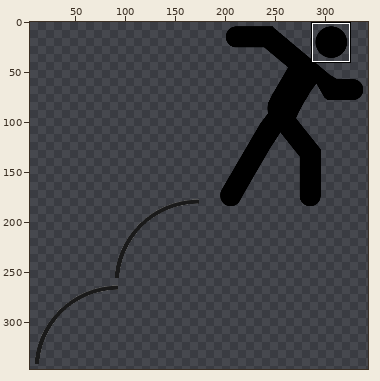
File history of a sprite sheet, Assets/Images/jump.png. Above, an overview of the earlier version with the close-up marked.
Close-up. Before:
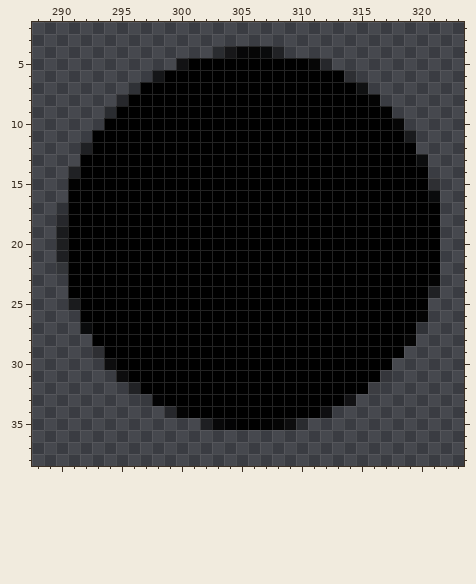
The file is 350x350 pixels. Pixels under 10% opacity are left out. Colours within 5 levels of each other are drawn and written as one. Shown: x 288..323, y 2..38. The wide view leaves out empty margins. The commit also changed other parts of the picture, which this record leaves out.
And afterwards:
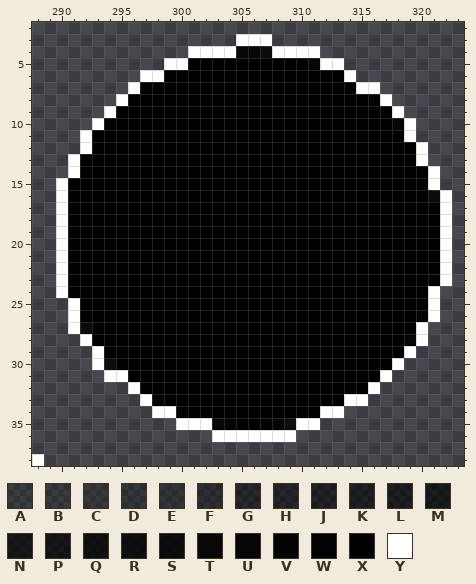
Palette (. is transparent): A #00000026  B #0000002f  C #00000035  D #0000003f  E #00000045  F #00000059  G #00000074  H #0000007a  J #00000086  K #0000008e  L #00000095  M #000000a1  N #000000ac  P #000000b2  Q #000000c3  R #000000c9  S #000000d1  T #000000e1  U #000000ea  V #000000f1  W #000000f9  X #000000  Y #ffffff
Edits made:
@@ x 288..323 @@
  2 ....................................
- 3 ....................................
- 4 ...............ENTUSJ...............
- 5 ............PXXXXXXXXXXUF...........
- 6 ..........PXXXXXXXXXXXXXXXF.........
- 7 ........BXXXXXXXXXXXXXXXXXXQ........
- 8 .......FXXXXXXXXXXXXXXXXXXXXV.......
- 9 ......EXXXXXXXXXXXXXXXXXXXXXXW......
-10 ......XXXXXXXXXXXXXXXXXXXXXXXXU.....
-11 .....XXXXXXXXXXXXXXXXXXXXXXXXXXM....
-12 ....KXXXXXXXXXXXXXXXXXXXXXXXXXXX....
-13 ....XXXXXXXXXXXXXXXXXXXXXXXXXXXXR...
-14 ...GXXXXXXXXXXXXXXXXXXXXXXXXXXXXX...
-15 ...WXXXXXXXXXXXXXXXXXXXXXXXXXXXXXF..
-16 ...XXXXXXXXXXXXXXXXXXXXXXXXXXXXXXS..
-17 ..BXXXXXXXXXXXXXXXXXXXXXXXXXXXXXXX..
-18 ..GXXXXXXXXXXXXXXXXXXXXXXXXXXXXXXX..
-19 ..KXXXXXXXXXXXXXXXXXXXXXXXXXXXXXXX..
-20 ..LXXXXXXXXXXXXXXXXXXXXXXXXXXXXXXX..
-21 ..HXXXXXXXXXXXXXXXXXXXXXXXXXXXXXXX..
-22 ..EXXXXXXXXXXXXXXXXXXXXXXXXXXXXXXX..
-23 ...XXXXXXXXXXXXXXXXXXXXXXXXXXXXXXV..
-24 ...XXXXXXXXXXXXXXXXXXXXXXXXXXXXXXG..
-25 ...MXXXXXXXXXXXXXXXXXXXXXXXXXXXXX...
-26 ....XXXXXXXXXXXXXXXXXXXXXXXXXXXXV...
-27 ....SXXXXXXXXXXXXXXXXXXXXXXXXXXXA...
-28 .....XXXXXXXXXXXXXXXXXXXXXXXXXXU....
-29 .....FXXXXXXXXXXXXXXXXXXXXXXXXX.....
-30 ......SXXXXXXXXXXXXXXXXXXXXXXX......
-31 .......SXXXXXXXXXXXXXXXXXXXXXD......
-32 ........JXXXXXXXXXXXXXXXXXXXA.......
-33 .........CVXXXXXXXXXXXXXXXP.........
-34 ...........FVXXXXXXXXXXXR...........
-35 ..............HTVXXWUSE.............
-36 ....................................
+ 3 .................YYY................
+ 4 .............YYYYTUSYYYY............
+ 5 ...........YYXXXXXXXXXXUYY..........
+ 6 .........YYXXXXXXXXXXXXXXXY.........
+ 7 ........YXXXXXXXXXXXXXXXXXXYY.......
+ 8 .......YXXXXXXXXXXXXXXXXXXXXVY......
+ 9 ......YXXXXXXXXXXXXXXXXXXXXXXWY.....
+10 .....YXXXXXXXXXXXXXXXXXXXXXXXXUY....
+11 ....YXXXXXXXXXXXXXXXXXXXXXXXXXXY....
+12 ....YXXXXXXXXXXXXXXXXXXXXXXXXXXXY...
+13 ...YXXXXXXXXXXXXXXXXXXXXXXXXXXXXY...
+14 ...YXXXXXXXXXXXXXXXXXXXXXXXXXXXXXY..
+15 ..YWXXXXXXXXXXXXXXXXXXXXXXXXXXXXXY..
+16 ..YXXXXXXXXXXXXXXXXXXXXXXXXXXXXXXSY.
+17 ..YXXXXXXXXXXXXXXXXXXXXXXXXXXXXXXXY.
+18 ..YXXXXXXXXXXXXXXXXXXXXXXXXXXXXXXXY.
+19 ..YXXXXXXXXXXXXXXXXXXXXXXXXXXXXXXXY.
+20 ..YXXXXXXXXXXXXXXXXXXXXXXXXXXXXXXXY.
+21 ..YXXXXXXXXXXXXXXXXXXXXXXXXXXXXXXXY.
+22 ..YXXXXXXXXXXXXXXXXXXXXXXXXXXXXXXXY.
+23 ..YXXXXXXXXXXXXXXXXXXXXXXXXXXXXXXVY.
+24 ..YXXXXXXXXXXXXXXXXXXXXXXXXXXXXXXY..
+25 ...YXXXXXXXXXXXXXXXXXXXXXXXXXXXXXY..
+26 ...YXXXXXXXXXXXXXXXXXXXXXXXXXXXXVY..
+27 ...YSXXXXXXXXXXXXXXXXXXXXXXXXXXXY...
+28 ....YXXXXXXXXXXXXXXXXXXXXXXXXXXUY...
+29 .....YXXXXXXXXXXXXXXXXXXXXXXXXXY....
+30 .....YSXXXXXXXXXXXXXXXXXXXXXXXY.....
+31 ......YYXXXXXXXXXXXXXXXXXXXXXY......
+32 ........YXXXXXXXXXXXXXXXXXXXY.......
+33 .........YVXXXXXXXXXXXXXXXYY........
+34 ..........YYVXXXXXXXXXXXYY..........
+35 ............YYYTVXXWUSYY............
+36 ...............YYYYYYY..............
 37 ....................................
-38 ....................................
+38 Y...................................
